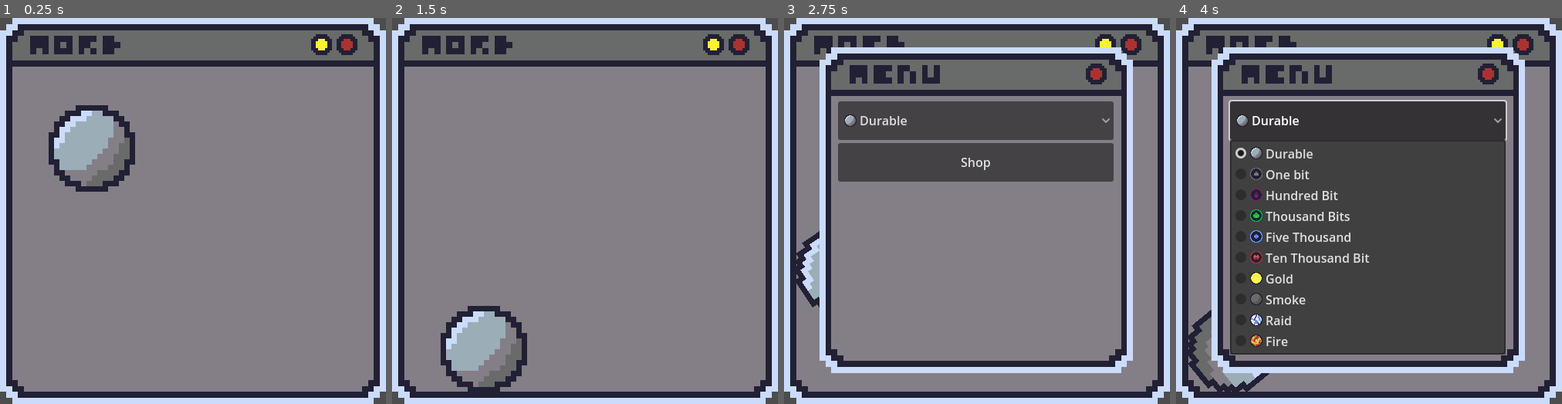
Above: before the commit, frames 1-4 (left to right).
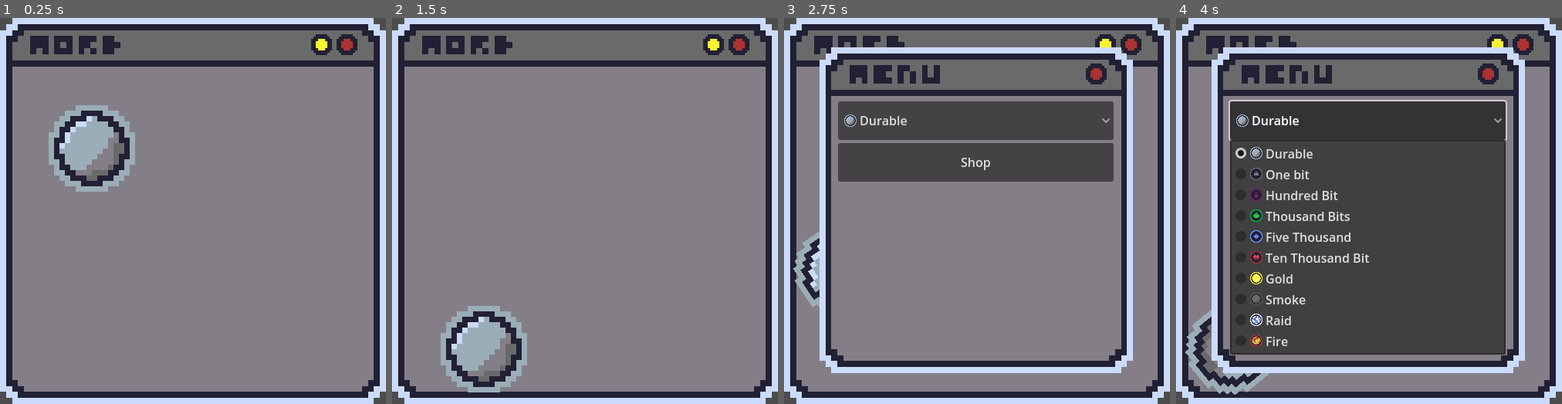
Above: after the commit, the same moments.

Repository: dohro-github/morbagatchi
Game: Godot game, scene res://scenes/main.tscn
Two runs of this game, one before a commit and one after it. Both use one fixed random seed, a clock stepped at 60 frames per second and the inputs below.
Inputs (mouse positions are in pixels of both pictures, inside the frame that each line leads up to):
- Up to frame 1 (0.25 s): no input
- Up to frame 2 (1.5 s): click (585, 41) at 0.5 s; click (712, 45) at 1.25 s
- Up to frame 3 (2.75 s): click (876, 349) at 2 s
- Up to frame 4 (4 s): click "Shop" at 2.75 s; click "Durable" at 3.5 s

The runs differ from the first frame. In frame 1, 2.4% of the frame differs, in the area x 12-35%, y 22-45%; in frame 2, 2.4%; in frame 3, 0.9%; in frame 4, 1.5%.

Commit message:
made morbs look better

Diff:
--- a/Assets/Code/morb.gd
+++ b/Assets/Code/morb.gd
@@ -18,27 +18,30 @@
 
 func _process(_delta):
 	if morb_type:
-		if morb_type.selected == 0:
-			sprite.texture_normal = load("res://Assets/Art/morbs/durable.png")
-		elif morb_type.selected == 1:
-			sprite.texture_normal = load("res://Assets/Art/morbs/bit-one.png")
-		elif morb_type.selected == 2:
-			sprite.texture_normal = load("res://Assets/Art/morbs/bit-hundred.png")
-		elif morb_type.selected == 3:
-			sprite.texture_normal = load("res://Assets/Art/morbs/bit-thousand.png")
-		elif morb_type.selected == 4:
-			sprite.texture_normal = load("res://Assets/Art/morbs/bit-five-thousand.png")
-		elif morb_type.selected == 5:
-			sprite.texture_normal = load("res://Assets/Art/morbs/bit-ten-thousand.png")
-		elif morb_type.selected == 6:
-			sprite.texture_normal = load("res://Assets/Art/morbs/gold.png")
-		elif morb_type.selected == 7:
-			sprite.texture_normal = load("res://Assets/Art/morbs/smoke.png")
-		elif morb_type.selected == 8:
-			sprite.texture_normal = load("res://Assets/Art/morbs/raid.png")
-		elif morb_type.selected == 9:
-			sprite.texture_normal = load("res://Assets/Art/morbs/fire.png")
+		type_selected()
 
 func _on_texture_pressed() -> void:
 	if UI:
 		UI.show()
+
+func type_selected():
+	if morb_type.selected == 0:
+		sprite.texture_normal = load("res://Assets/Art/morbs/durable.png")
+	elif morb_type.selected == 1:
+		sprite.texture_normal = load("res://Assets/Art/morbs/bit-one.png")
+	elif morb_type.selected == 2:
+		sprite.texture_normal = load("res://Assets/Art/morbs/bit-hundred.png")
+	elif morb_type.selected == 3:
+		sprite.texture_normal = load("res://Assets/Art/morbs/bit-thousand.png")
+	elif morb_type.selected == 4:
+		sprite.texture_normal = load("res://Assets/Art/morbs/bit-five-thousand.png")
+	elif morb_type.selected == 5:
+		sprite.texture_normal = load("res://Assets/Art/morbs/bit-ten-thousand.png")
+	elif morb_type.selected == 6:
+		sprite.texture_normal = load("res://Assets/Art/morbs/gold.png")
+	elif morb_type.selected == 7:
+		sprite.texture_normal = load("res://Assets/Art/morbs/smoke.png")
+	elif morb_type.selected == 8:
+		sprite.texture_normal = load("res://Assets/Art/morbs/raid.png")
+	elif morb_type.selected == 9:
+		sprite.texture_normal = load("res://Assets/Art/morbs/fire.png")
--- a/Assets/Code/ui.gd
+++ b/Assets/Code/ui.gd
@@ -1,5 +1,7 @@
 extends Control
 
+var morb_scene = preload("res://scenes/morbs/morb.tscn")
+@onready var morb_node = get_parent().get_node("morbs")
 
 func _ready() -> void:
 	hide()
--- a/scenes/main.tscn
+++ b/scenes/main.tscn
@@ -144,7 +144,7 @@
 popup/item_9/icon = ExtResource("17_makeq")
 popup/item_9/id = 9
 
-[node name="Button" type="Button" parent="UI/VBoxContainer"]
+[node name="Shop" type="Button" parent="UI/VBoxContainer"]
 custom_minimum_size = Vector2(0, 50)
 layout_mode = 2
 text = "Shop"
Binary file changed: Assets/Art/morbs/durable.png
Binary file changed: Assets/Art/morbs/fire.png
Binary file changed: Assets/Art/morbs/gold.png
Binary file changed: Assets/Art/morbs/raid.png
Binary file changed: Assets/Art/morbs/smoke.png
Binary file added: Assets/Art/tophat.png
Not shown, added: Assets/Art/tophat.png.import
